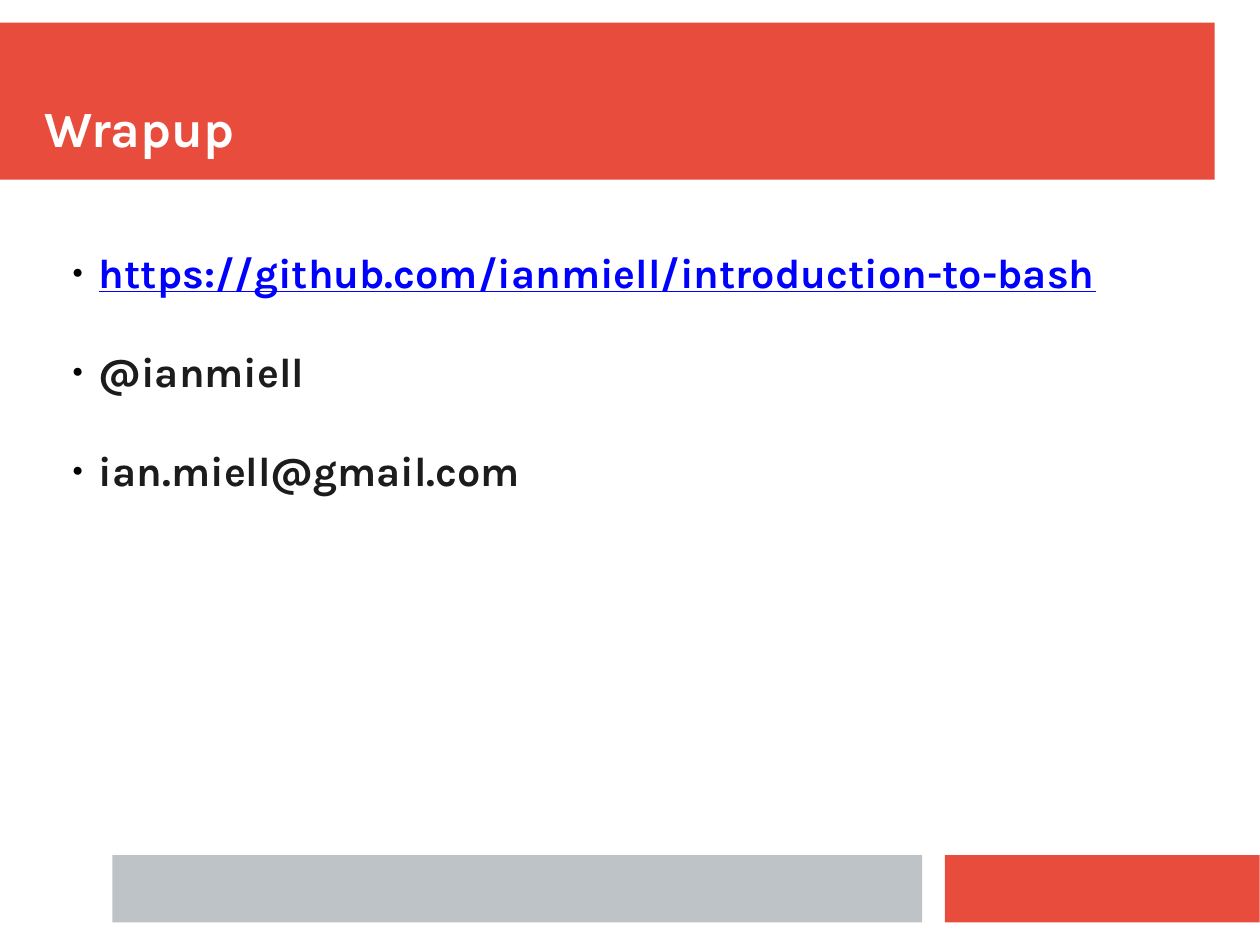
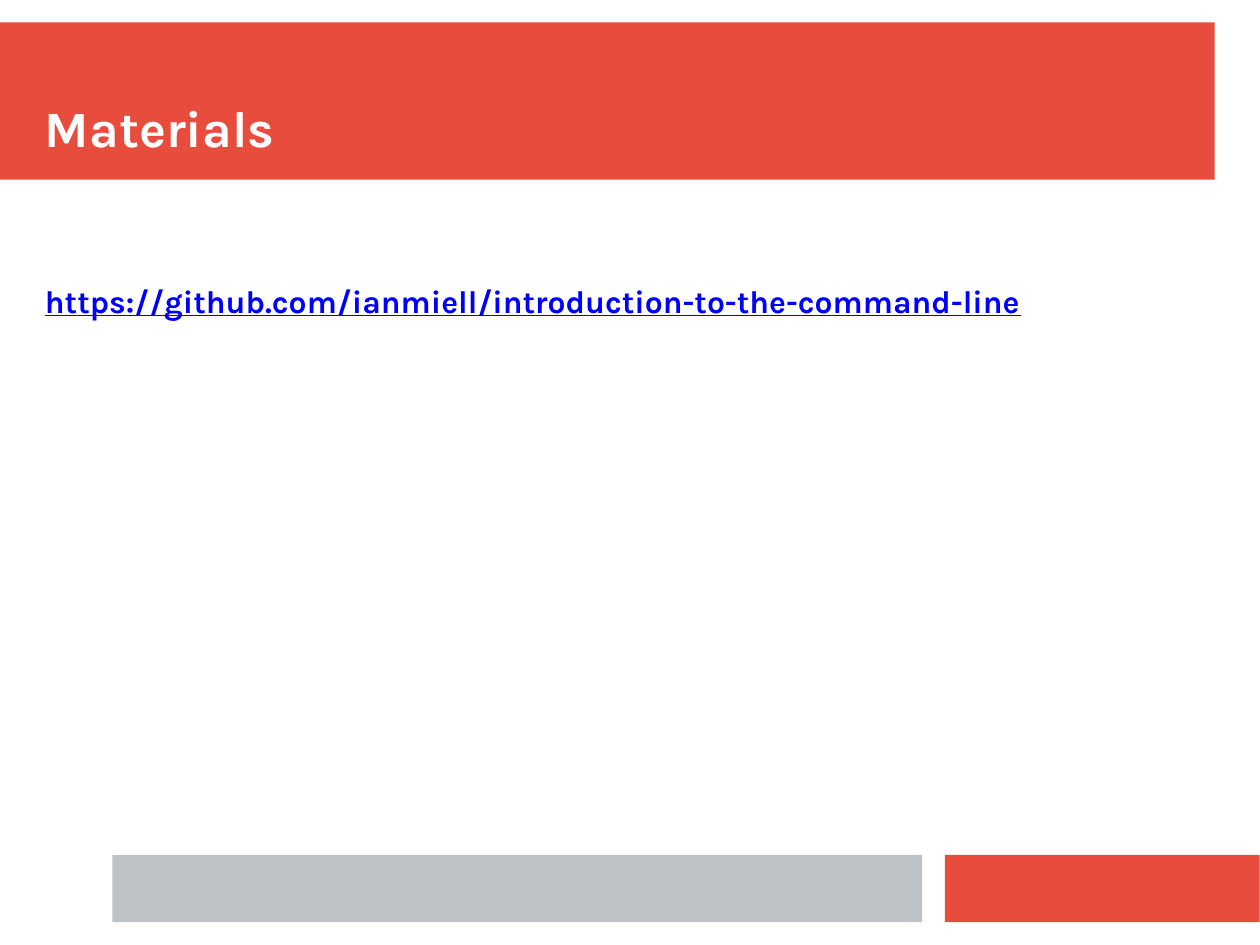
Before and after one commit to ianmiell/introduction-to-the-command-line, a slide deck: slide 10 of slides/introduction_to_the_command_line.pptx (slide 11 before the commit). Drawn at 1260x945 pixels with LibreOffice and Linux fonts; fonts in the diff are those of the drawing. Boxes give left, top, right and bottom in pixels: in the first picture for what was removed or moved away, otherwise in the second. Text is boxed around its words. In the diff, an @@ line names an element or a change of style, - is before the commit and + after.

Commit message:
latest

```diff
--- a/slides/introduction_to_the_command_line.pptx
+++ b/slides/introduction_to_the_command_line.pptx
@@ text at box(45, 111, 275, 148): text changed @@
-Wrapup
+Materials
@@ text at box(45, 289, 1020, 321): text changed; size 26 to 20 pt @@
-  ● https://github.com/ianmiell/introduction-to-bash
-  ● @ianmiell
-  ● ian.miell@gmail.com
+https://github.com/ianmiell/introduction-to-the-command-line
```
Also in this commit, not shown: 3 other slides changed, 17 slides added, 1 slide removed.
